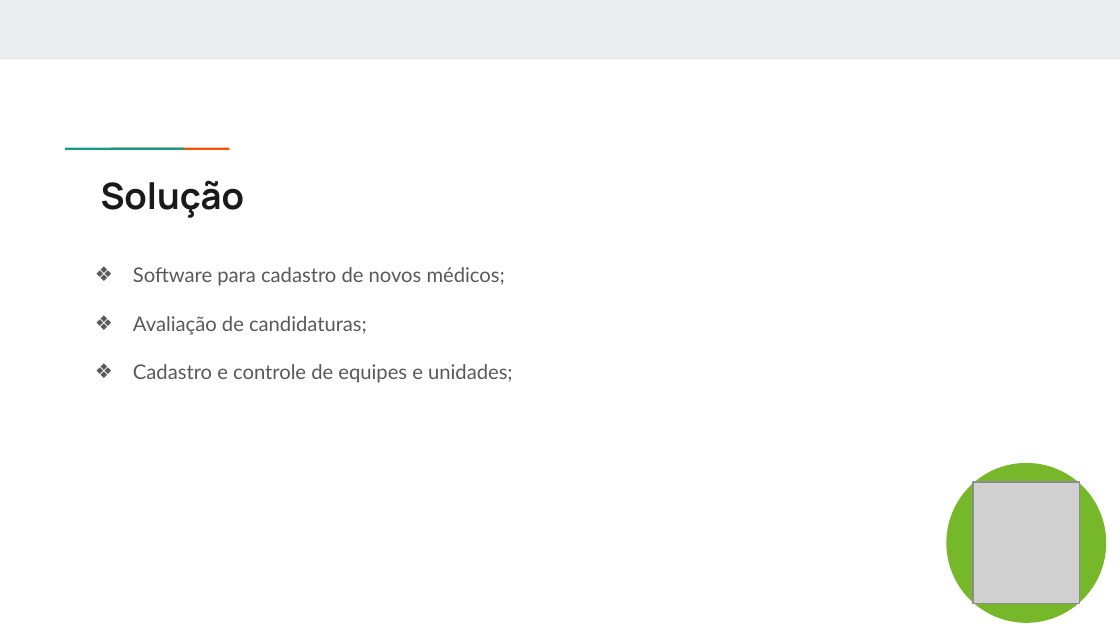
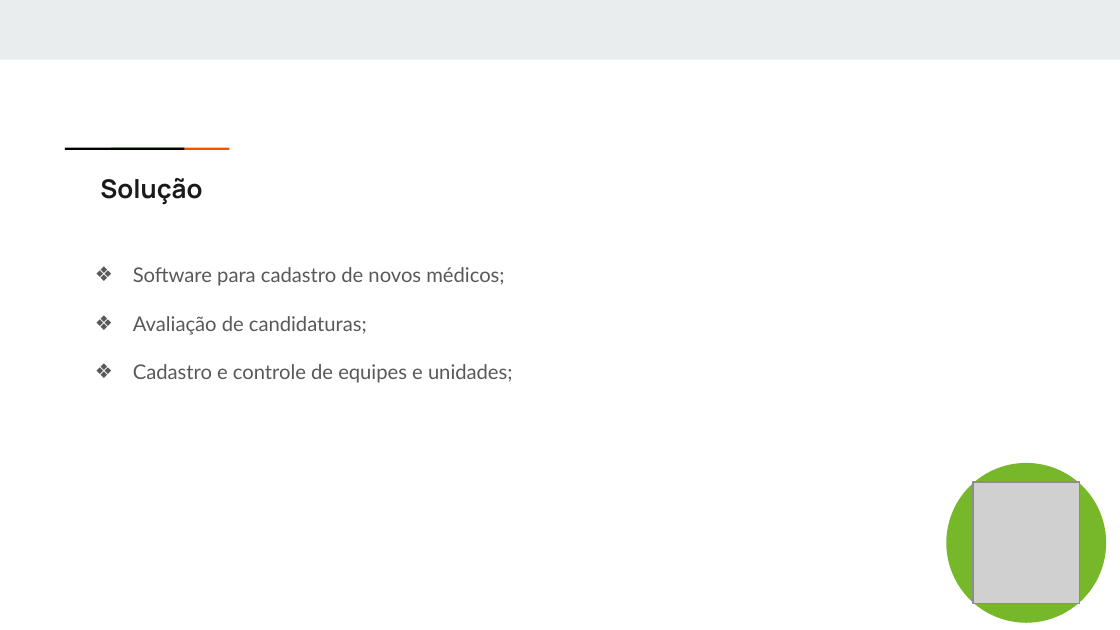
Before and after one commit to ICEI-PUC-Minas-PPLES-TI/plf-es-2021-2-ti4-0658100-corpoclinico, a slide deck: slide 9 of Divulgacao/Apresentacao/Sprint 05 - Apresentação Final.pptx. Drawn at 1120x630 pixels with LibreOffice and Linux fonts; fonts in the diff are those of the drawing; grey boxes stand for pictures. Boxes give left, top, right and bottom in pixels: in the first picture for what was removed or moved away, otherwise in the second. Text is boxed around its words. In the diff, an @@ line names an element or a change of style, - is before the commit and + after.

```diff
--- a/Divulgacao/Apresentacao/Sprint 05 - Apresentação Final.pptx
+++ b/Divulgacao/Apresentacao/Sprint 05 - Apresentação Final.pptx
@@ rectangle: place and size @@
-rectangle at <box>102,146,148,151</box>
+rectangle at <box>64,147,184,150</box>
@@ rectangle at <box>64,147,184,150</box>: fill #1A9988 to #000000 @@
@@ rectangle: place and size @@
-rectangle at <box>147,146,193,151</box>
+rectangle at <box>111,148,230,150</box>
@@ text "Solução" at <box>100,178,202,204</box>: size 23.4 to 16.6 pt @@
```
Also in this commit, not shown: 8 other slides changed, 6 slides added, 5 slides removed, 1 other file.
